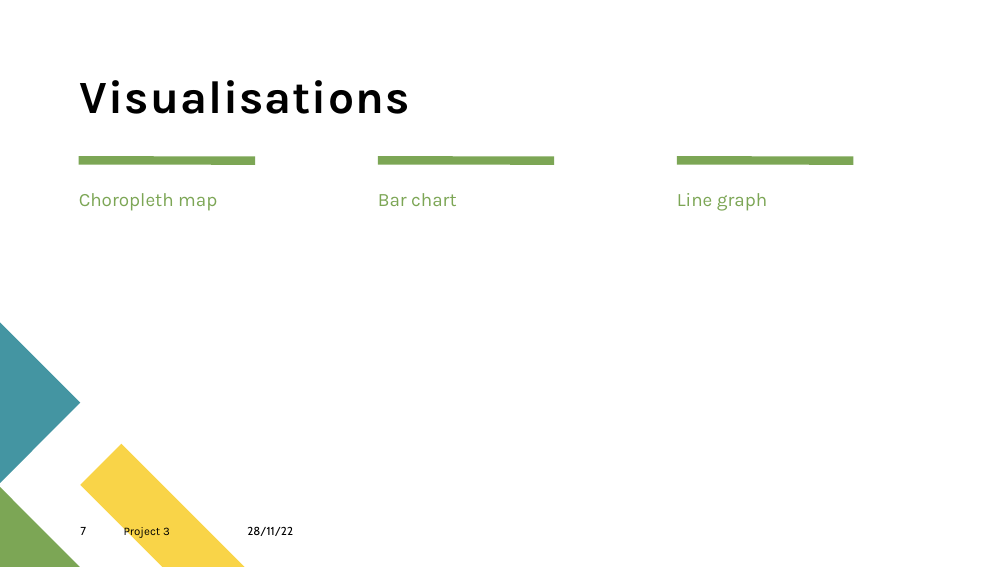
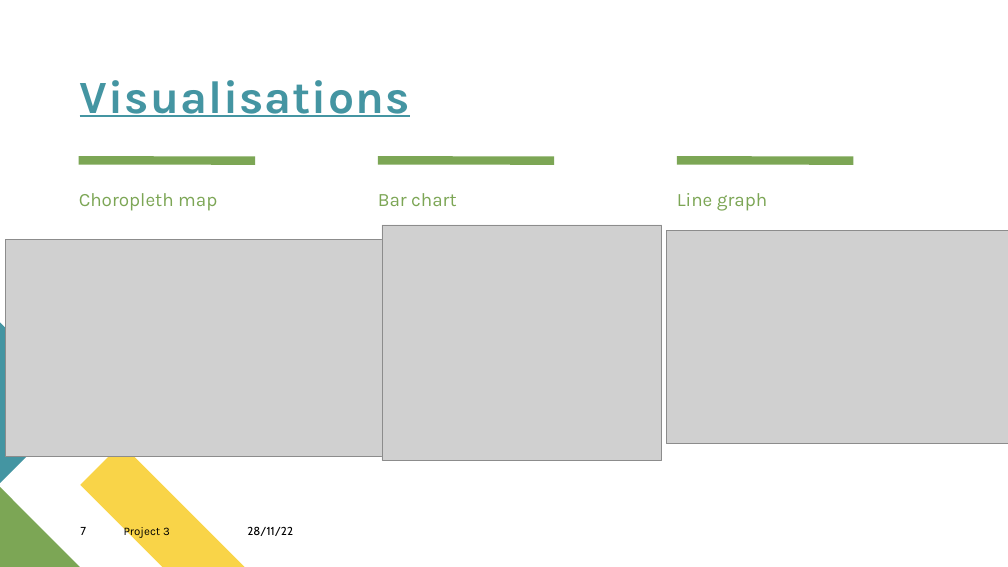
Before and after one commit to panlovelyda/Project-3-Group-8, a slide deck: slide 7 of Victoria Housing Median Price Change from 2011-2021.pptx. Drawn at 1008x567 pixels with LibreOffice and Linux fonts; fonts in the diff are those of the drawing; grey boxes stand for pictures. Boxes give left, top, right and bottom in pixels: in the first picture for what was removed or moved away, otherwise in the second. Text is boxed around its words. In the diff, an @@ line names an element or a change of style, - is before the commit and + after.

```diff
--- a/Victoria Housing Median Price Change from 2011-2021.pptx
+++ b/Victoria Housing Median Price Change from 2011-2021.pptx
@@ title "Visualisations" at box(80, 80, 410, 117): text colour #000000 to #4495A2, underline on @@
@@ picture added at box(382, 225, 662, 461) @@
@@ picture added at box(666, 230, 1008, 443) @@
@@ picture added at box(5, 240, 386, 457) @@
```
Also in this commit, not shown: 1 other slide changed, 2 slides added, 1 other file.
